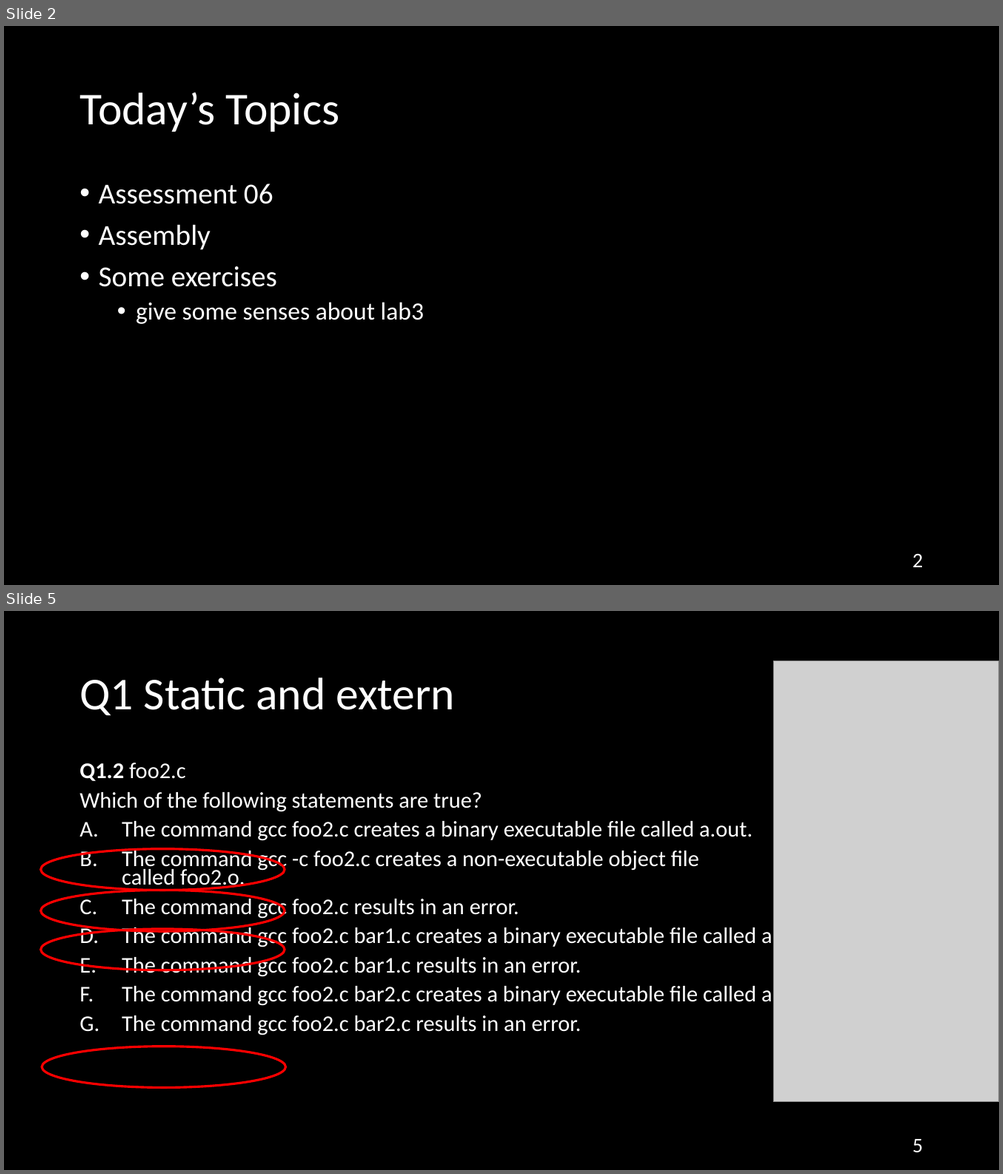
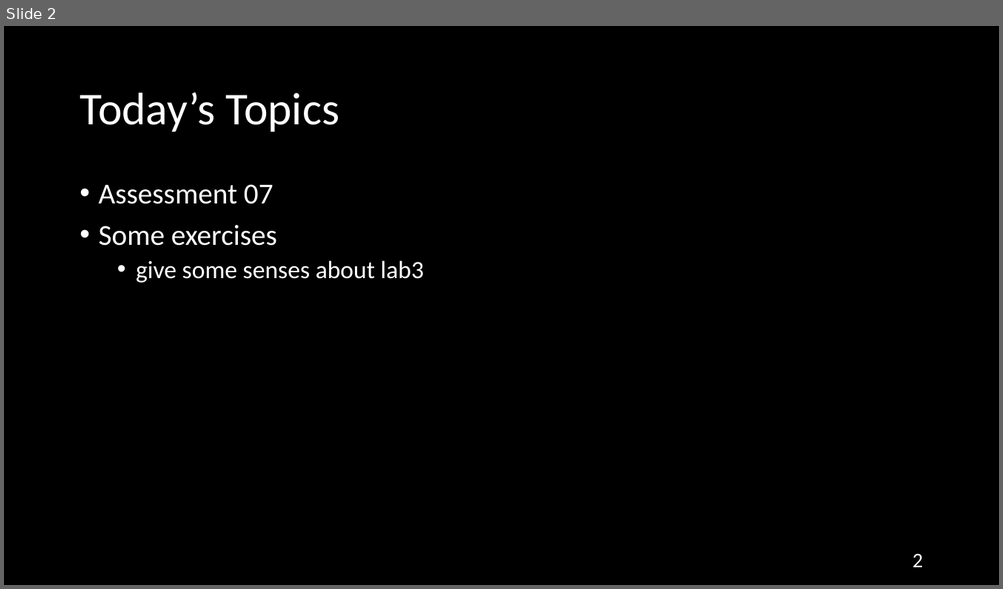
Before and after one commit to NYU-CSO/nyu-cso.github.io, a slide deck: rec-notes/r08.pptx. Shown one above the other, each under a label of ours: slides 2 and 5 before the commit, slide 2 after it; the slides between them are not shown. The pictures are 1003x1174 and 1003x589 pixels, drawn with LibreOffice and Linux fonts; fonts in the diff are those of the drawing; grey boxes stand for pictures. Boxes give left, top, right and bottom in pixels: in the first picture for what was removed or moved away, otherwise in the second. Text is boxed around its words. In the diff, an @@ line names an element or a change of style, - is before the commit and + after.

```diff
--- a/rec-notes/r08.pptx
+++ b/rec-notes/r08.pptx
@@ slide 5 removed at (4, 611, 999, 1170), background #000000 @@
@@ picture removed at (774, 661, 999, 1102) @@
@@ title removed at (79, 678, 455, 715) @@
-Q1 Static and extern
@@ text removed at (79, 763, 814, 1036) @@
-Q1.2 foo2.c
-Which of the following statements are true?
-A. The command gcc foo2.c creates a binary executable file called a.out.
-B. The command gcc -c foo2.c creates a non-executable object file called foo2.o.
-C. The command gcc foo2.c results in an error.
-D. The command gcc foo2.c bar1.c creates a binary executable file called a.out.
-E. The command gcc foo2.c bar1.c results in an error.
-F. The command gcc foo2.c bar2.c creates a binary executable file called a.out.
-G. The command gcc foo2.c bar2.c results in an error.
@@ ellipse removed at (40, 849, 284, 890) @@
@@ ellipse removed at (40, 890, 284, 931) @@
@@ ellipse removed at (40, 930, 284, 971) @@
@@ ellipse removed at (42, 1047, 286, 1088) @@
@@ page number removed at (912, 1139, 922, 1153) @@
-5
@@ slide 2 changed as well @@
@@ text at (99, 184, 273, 204): text changed @@
-• Assessment 06
-• Assembly
+• Assessment 07
```
Also in this commit, not shown: 16 other slides changed, 40 slides added, 14 other slides removed, 1 other file.
